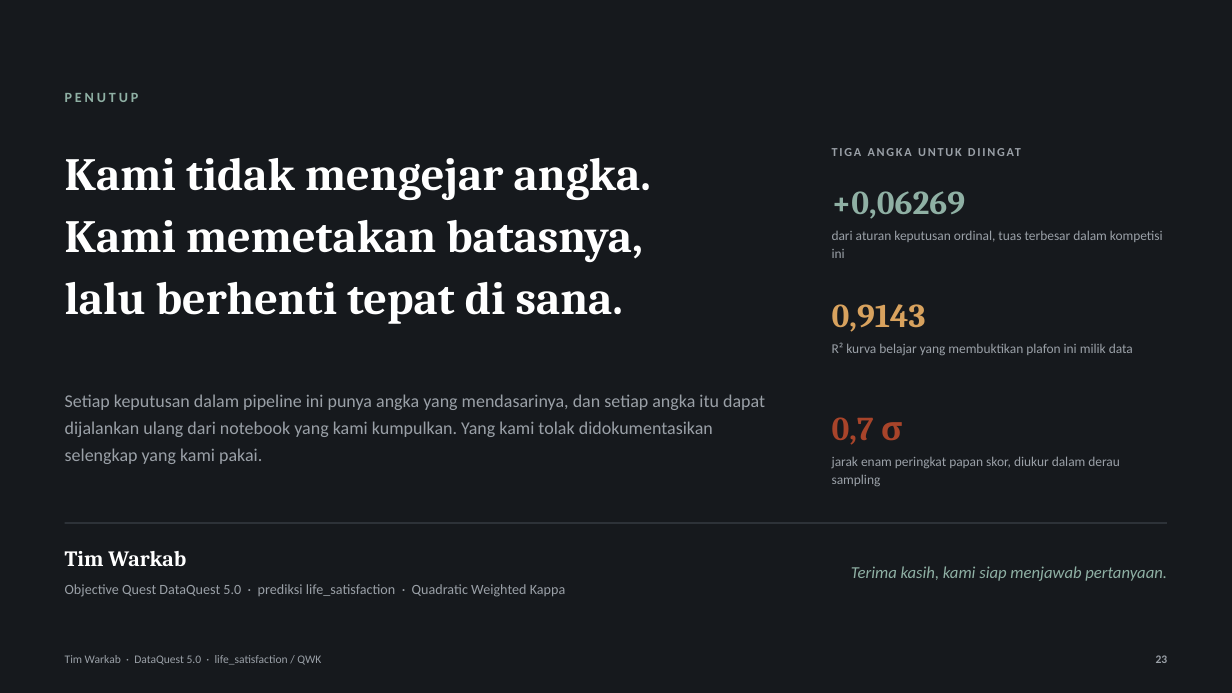
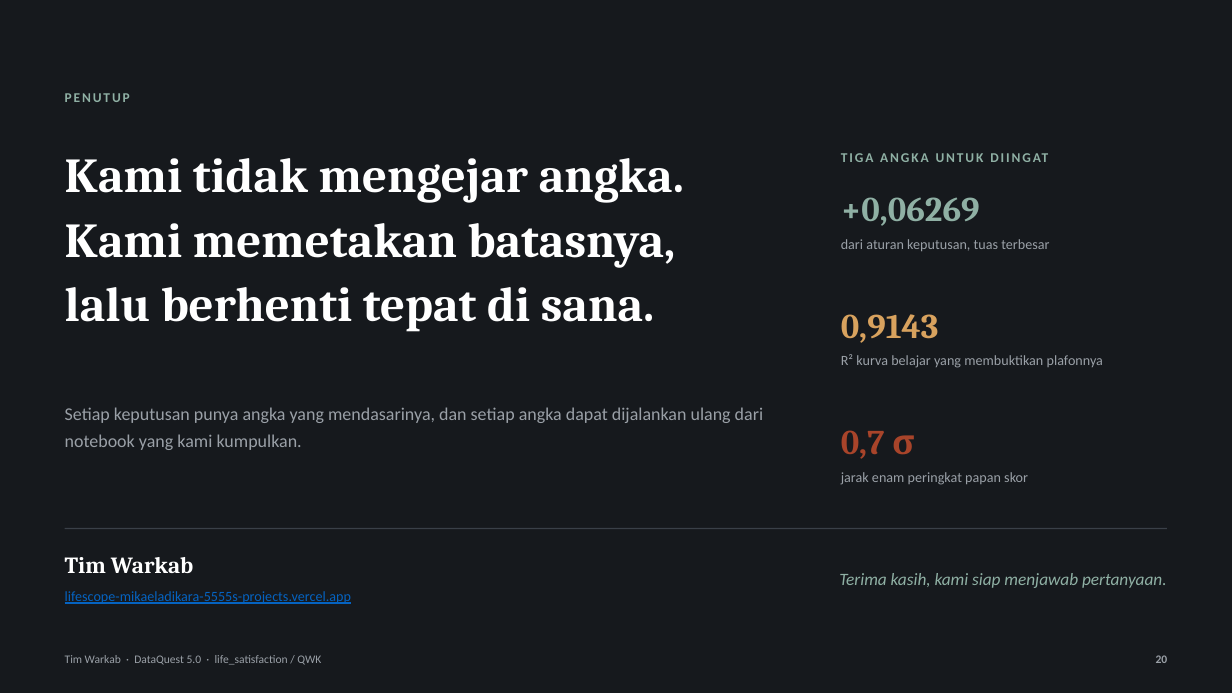
Before and after one commit to MikaelAdikara/DataQuest-Warkab, a slide deck: slide 20 of docs/Pitch_DataQuest5_Warkab.pptx (slide 23 before the commit). Drawn at 1232x693 pixels with LibreOffice and Linux fonts; fonts in the diff are those of the drawing. Boxes give left, top, right and bottom in pixels: in the first picture for what was removed or moved away, otherwise in the second. Text is boxed around its words. In the diff, an @@ line names an element or a change of style, - is before the commit and + after.

```diff
--- a/docs/Pitch_DataQuest5_Warkab.pptx
+++ b/docs/Pitch_DataQuest5_Warkab.pptx
@@ text "PENUTUP" at (x1=65, y1=93, x2=130, y2=102): size 11 to 10.5 pt, letter spacing 2.2 to 1.5 pt @@
@@ text "Kami tidak mengejar angka." at (x1=65, y1=158, x2=684, y2=331): size 36 to 38 pt; line spacing 48pt to 50pt @@
@@ text "TIGA ANGKA UNTUK DIINGAT" moved from (x1=832, y1=139, x2=1167, y2=165) to (x1=841, y1=143, x2=1167, y2=171) @@
@@ text "TIGA ANGKA UNTUK DIINGAT" at (x1=841, y1=143, x2=1167, y2=171): size 9.5 to 10.5 pt, text colour #9AA0A7 to #8FB0A4, letter spacing 1.4 to 1.5 pt @@
@@ text "+0,06269" moved from (x1=832, y1=191, x2=966, y2=219) to (x1=841, y1=197, x2=980, y2=226) @@
@@ text at (x1=841, y1=239, x2=1049, y2=251): text changed; size 10.5 to 11 pt @@
-dari aturan keputusan ordinal, tuas terbesar dalam kompetisi ini
+dari aturan keputusan, tuas terbesar
@@ text "0,9143" moved from (x1=832, y1=304, x2=926, y2=332) to (x1=841, y1=314, x2=939, y2=343) @@
@@ text at (x1=841, y1=354, x2=1103, y2=368): text changed; size 10.5 to 11 pt @@
-R² kurva belajar yang membuktikan plafon ini milik data
+R² kurva belajar yang membuktikan plafonnya
@@ text at (x1=65, y1=407, x2=763, y2=450): text changed @@
-Setiap keputusan dalam pipeline ini punya angka yang mendasarinya, dan setiap angka itu dapat dijalankan ulang dari notebook yang kami kumpulkan. Yang kami tolak didokumentasikan selengkap yang kami pakai.
+Setiap keputusan punya angka yang mendasarinya, dan setiap angka dapat dijalankan ulang dari notebook yang kami kumpulkan.
@@ size 26 to 27 pt in 3 elements at (x1=841, y1=197, x2=980, y2=226), (x1=841, y1=314, x2=939, y2=343), (x1=841, y1=430, x2=914, y2=459) @@
@@ text "0,7 σ" moved from (x1=832, y1=417, x2=903, y2=445) to (x1=841, y1=430, x2=914, y2=459) @@
@@ text at (x1=841, y1=472, x2=1028, y2=485): text changed; size 10.5 to 11 pt @@
-jarak enam peringkat papan skor, diukur dalam derau sampling
+jarak enam peringkat papan skor
@@ line moved from (65, 523) - (1167, 523) to (65, 529) - (1167, 529) @@
@@ text "Tim Warkab" at (x1=65, y1=557, x2=193, y2=573): size 17 to 18 pt @@
@@ text "Terima kasih, kami siap menjawab ..." at (x1=839, y1=573, x2=1167, y2=588): size 13 to 13.5 pt @@
@@ text at (x1=65, y1=591, x2=351, y2=604): text changed; text colour #9AA0A7 to #0563C1 @@
-Objective Quest DataQuest 5.0 · prediksi life_satisfaction · Quadratic Weighted Kappa
+lifescope-mikaeladikara-5555s-projects.vercel.app
@@ text at (x1=1156, y1=655, x2=1168, y2=663): text changed @@
-23
+20
```
Also in this commit, not shown: 17 other slides changed, 2 slides added, 5 slides removed, 1 other file.
